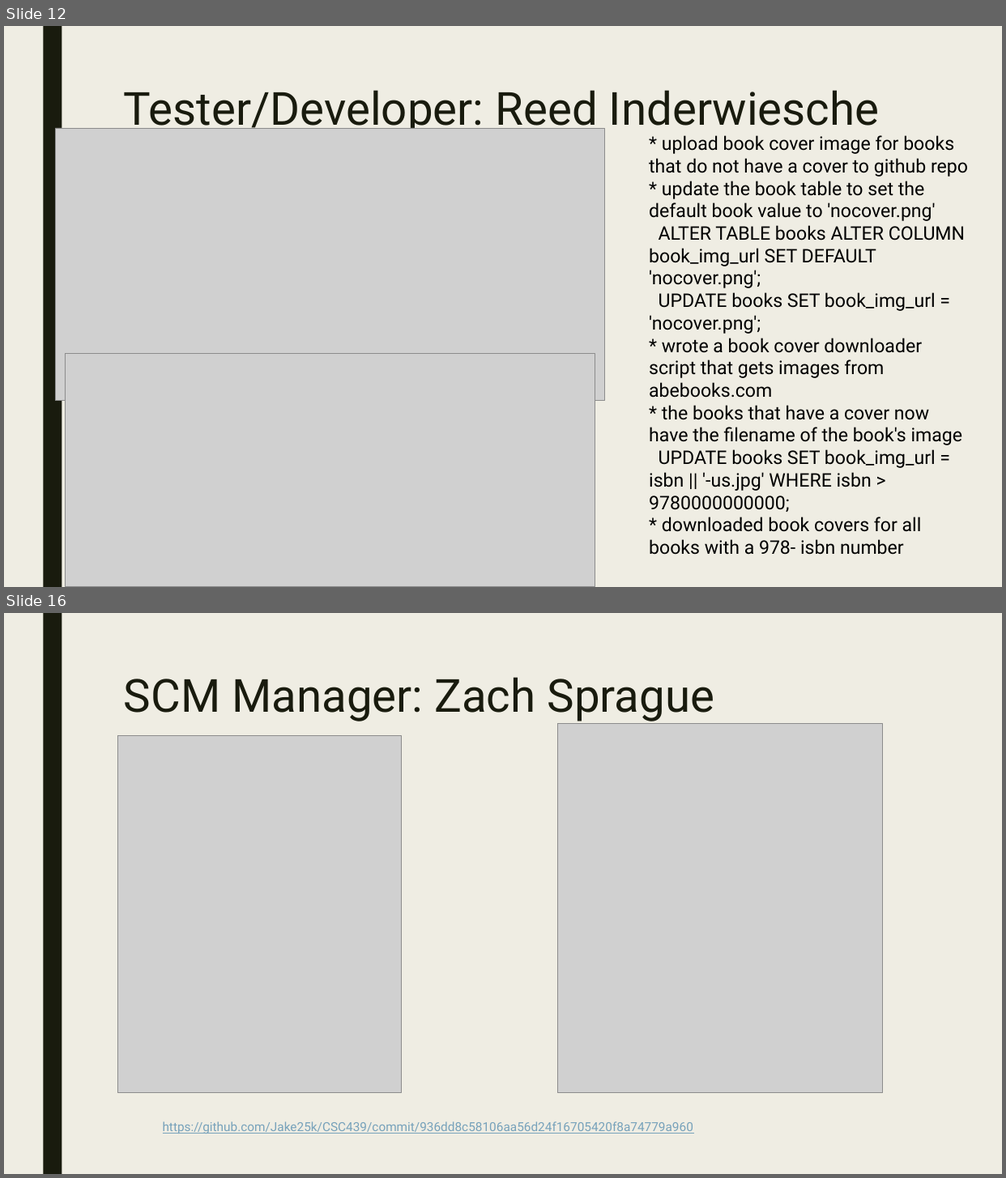
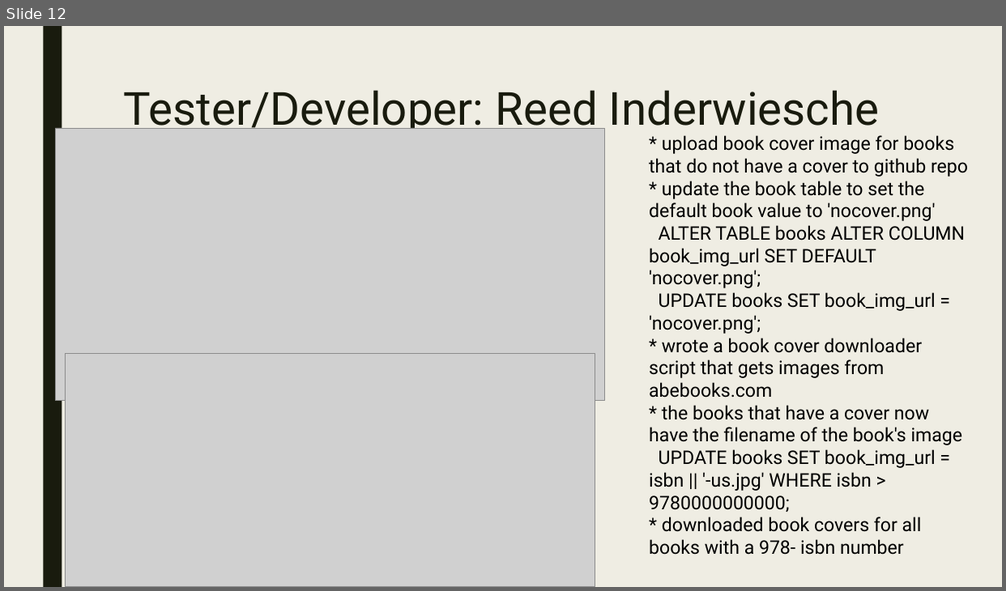
Before and after one commit to Jake25k/CSC439, a slide deck: PowerPoint Slides/csc439_sprint3_final.pptx. Shown one above the other, each under a label of ours: slides 12 and 16 before the commit, slide 12 after it; the slides between them are not shown. The pictures are 1006x1178 and 1006x591 pixels, drawn with LibreOffice and Linux fonts; fonts in the diff are those of the drawing; grey boxes stand for pictures. Boxes give left, top, right and bottom in pixels: in the first picture for what was removed or moved away, otherwise in the second. Text is boxed around its words. In the diff, an @@ line names an element or a change of style, - is before the commit and + after.

```diff
--- a/PowerPoint Slides/csc439_sprint3_final.pptx
+++ b/PowerPoint Slides/csc439_sprint3_final.pptx
@@ slide 16 removed at bbox=[4, 613, 1002, 1174], background #EFEDE3; not listed: 1 template element that a slide beside it also shows @@
@@ title removed at bbox=[124, 677, 715, 722] @@
-SCM Manager: Zach Sprague
@@ picture removed at bbox=[558, 724, 884, 1093] @@
@@ picture removed at bbox=[117, 736, 402, 1093] @@
@@ text removed at bbox=[163, 1122, 693, 1134] @@
-https://github.com/Jake25k/CSC439/commit/936dd8c58106aa56d24f16705420f8a74779a960
```
Also in this commit, not shown: 2 slides changed, 1 slide added, 1 other slide removed.
